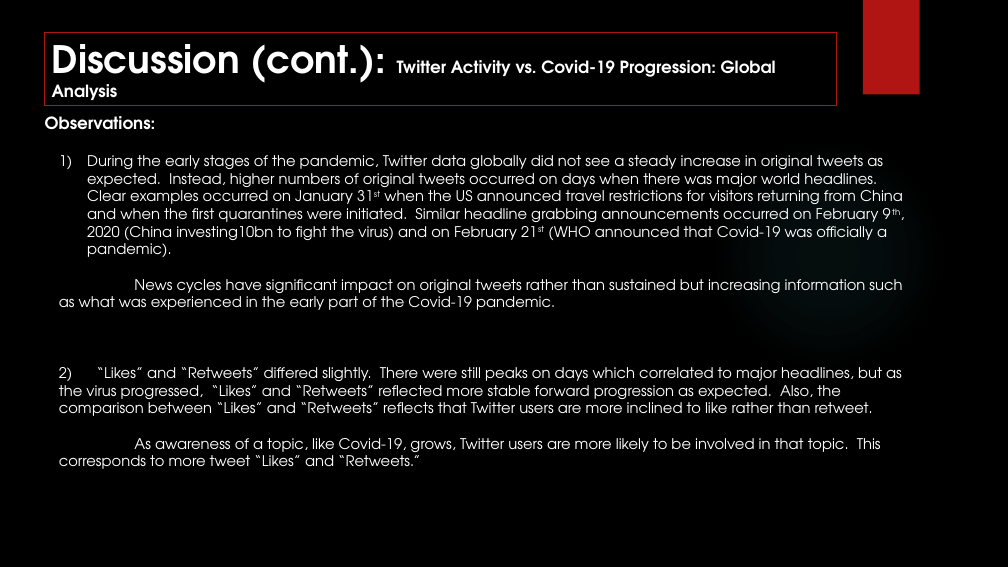
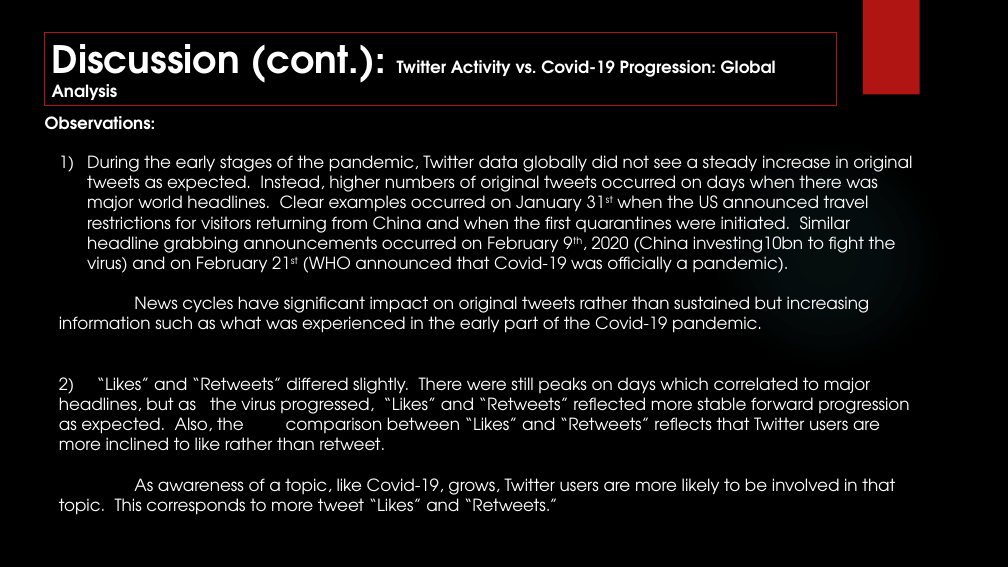
Before and after one commit to znurtokatli/COVID19TweetsDataAnalyzer, a slide deck: slide 9 of Cleaning/Data Analytics ProjectPres_LP_review.pptx (slide 10 before the commit). Drawn at 1008x567 pixels with LibreOffice and Linux fonts; fonts in the diff are those of the drawing; background and template pictures are left out. Boxes give left, top, right and bottom in pixels: in the first picture for what was removed or moved away, otherwise in the second. Text is boxed around its words. In the diff, an @@ line names an element or a change of style, - is before the commit and + after.

```diff
--- a/Cleaning/Data Analytics ProjectPres_LP_review.pptx
+++ b/Cleaning/Data Analytics ProjectPres_LP_review.pptx
@@ text "During the early stages of ..." at (59,155,912,515): size 14 to 16 pt @@
```
Also in this commit, not shown: 8 other slides changed, 2 slides added, 4 slides removed.
